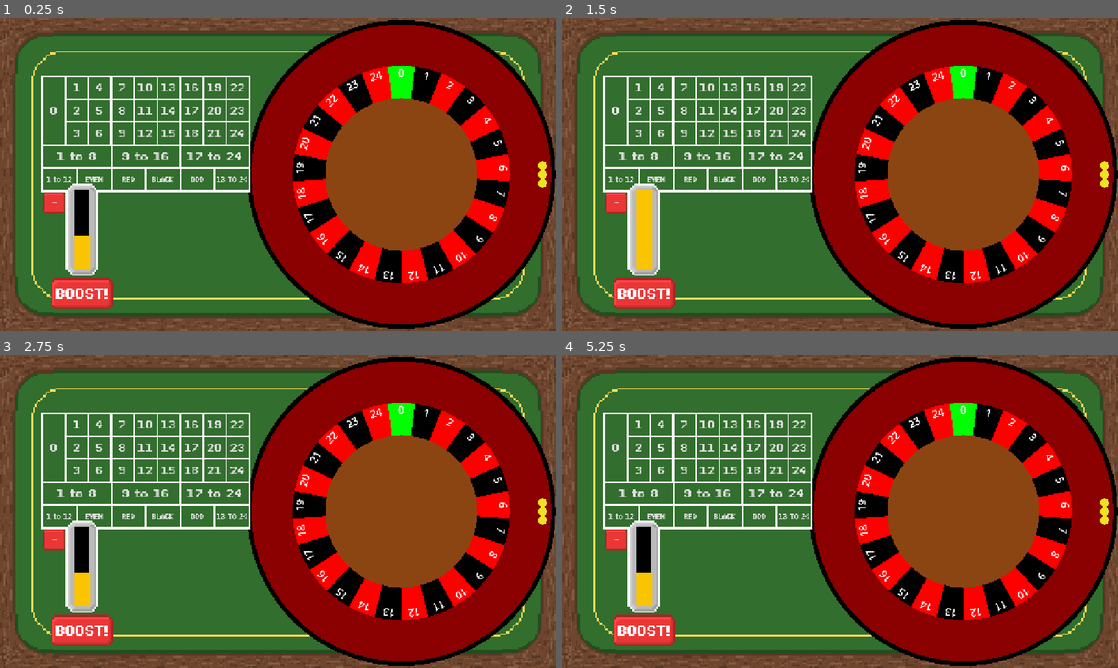
Above: before the commit, frames 1-4 (two rows, left to right).
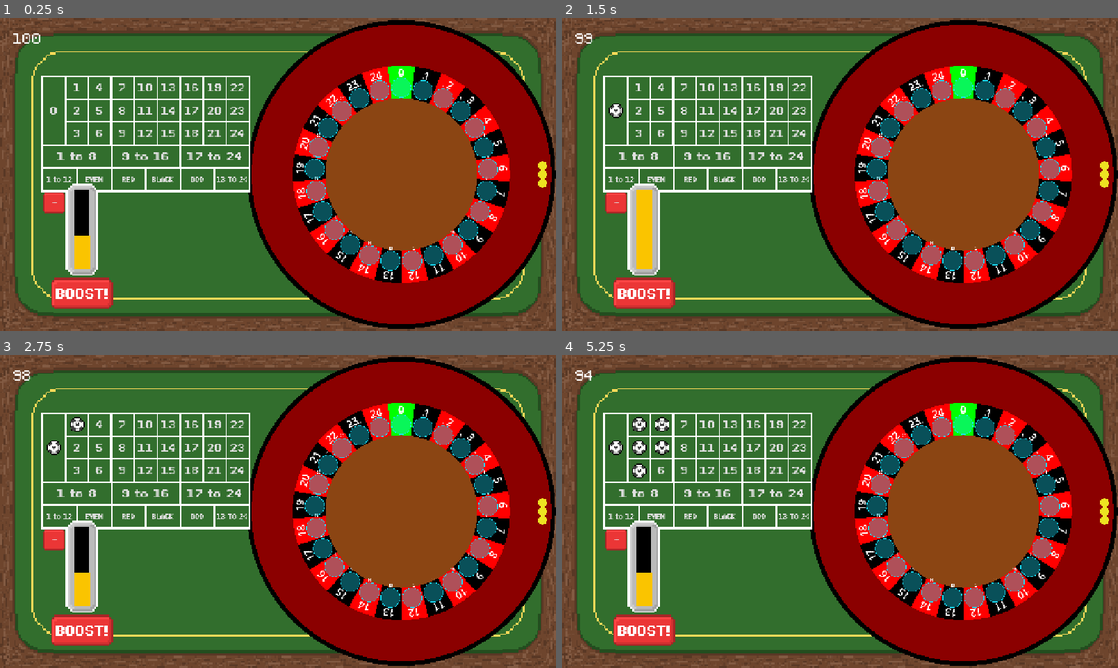
Above: after the commit, the same moments.

Repository: DuneRanger/Very-Serious-GameJam-2026
Game: Godot game, scene res://scenes/game/game_scene/game_scene.tscn
Same seed, same stepped clock (60 frames per second), same inputs: the game is played once before the commit and once after it. Sound files missing from this copy of the repository are replaced by a short silence.
Inputs:
- Up to frame 1 (0.25 s): no input
- Up to frame 2 (1.5 s): click "+" at 0.5 s; click "0" at 1.25 s
- Up to frame 3 (2.75 s): click "1" at 2 s
- Up to frame 4 (5.25 s): click "2" at 2.75 s; click "3" at 3.5 s; click "4" at 4.25 s; click "5" at 5 s

The runs differ from the first frame. In frame 1, 4.6% of the frame differs, in the area x 2-90%, y 4-81%; in frame 2, 4.7%; in frame 3, 4.8%; in frame 4, 5.2%.
Error before the commit: Parse Error: Identifier "GameManager" not declared in the current scope. (res://scenes/game/game_scene/roulette/roulette_bank.gd:43)

Commit message:
hotfix incorrect merge

Diff:
--- a/scenes/game/game_scene/game_scene.gd
+++ b/scenes/game/game_scene/game_scene.gd
@@ -27,7 +27,7 @@
 func does_bet_win(bet_id : int) -> bool:
 	var bet_type : GameEnums.bet_types = $Table/BettingSystem.get_bet_type(bet_id)
 	if bet_type == GameEnums.bet_types.NUMBER:
-		for cell : RouletteCell in GameManager.caughtCells:
+		for cell : RouletteCell in GameManagerGlobal.caughtCells:
 			if cell.number == bet_id:
 				return true
 
--- a/scenes/game/game_scene/roulette/roulette_bank.gd
+++ b/scenes/game/game_scene/roulette/roulette_bank.gd
@@ -40,7 +40,7 @@
 
 	if randf() < effective_chance:
 		body.catch_in_pocket(cell)
-		GameManager.caughtCells.push_back(cell)
+		GameManagerGlobal.caughtCells.push_back(cell)
 		print("Ball caught at number ", cell.number)
 	else:
 		print("Ball missed cell ", cell.number)
